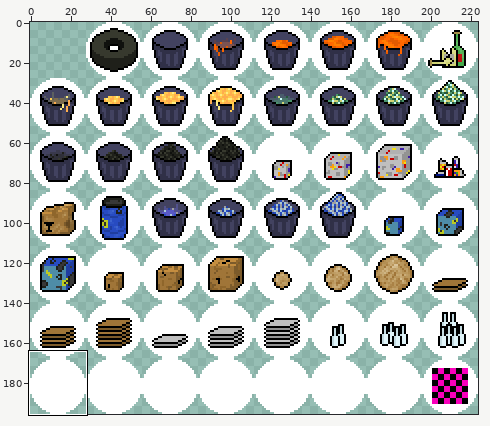
Edited in one commit: sprite sheet (assets/itemsbubbles.png). The first picture is a wide view before the edit; the outline marks the close-up.
Close-up. Earlier state:
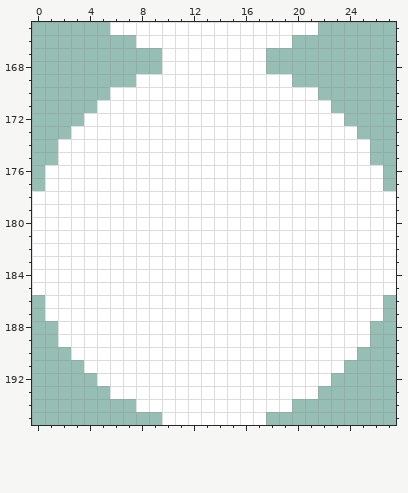
The file is 224x196 pixels. Colours within 5 levels of each other are drawn and written as one. Shown: x 0..27, y 165..195.
Now the later version:
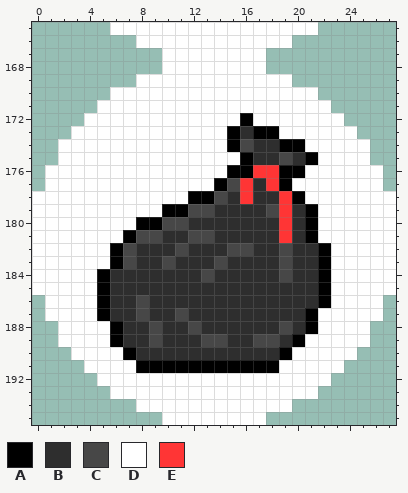
Palette (. is transparent): A #000000  B #2e2e2e  C #474747  D #ffffff  E #ff3535
What changed:
{"y":172,"x":16,"old":"D","new":"A"}
{"y":173,"x":15,"old":"DDDD","new":"ABAA"}
{"y":174,"x":15,"old":"DDDDDD","new":"ACBBAA"}
{"y":175,"x":16,"old":"DDDDDD","new":"ABBCBA"}
{"y":176,"x":15,"old":"DDDDDD","new":"AAEEAA"}
{"y":177,"x":14,"old":"DDDDDD","new":"ACEBEA"}
{"y":178,"x":12,"old":"DDDDDDDDD","new":"AACBEBBEA"}
{"y":179,"x":10,"old":"DDDDDDDDDDDD","new":"AACCBBBBCEBA"}
{"y":180,"x":8,"old":"DDDDDDDDDDDDDD","new":"AACCBBBBBBBEBA"}
{"y":181,"x":7,"old":"DDDDDDDDDDDDDDD","new":"ACCBBCCBBBBBEBA"}
{"y":182,"x":6,"old":"DDDDDDDDDDDDDDDDD","new":"ACBBBCBBBCCBBCBBA"}
{"y":183,"x":6,"old":"DDDDDDDDDDDDDDDDD","new":"ACBBCBBBCBBBBCBBA"}
{"y":184,"x":5,"old":"DDDDDDDDDDDDDDDDDD","new":"ABBBBBBBCBBBBBCBBA"}
{"y":185,"x":5,"old":"DDDDDDDDDDDDDDDDDD","new":"ABBBBBBBBBBBBBBBBA"}
{"y":186,"x":5,"old":"DDDDDDDDDDDDDDDDDD","new":"ABBCBBBBBBBBBBBBBA"}
{"y":187,"x":5,"old":"DDDDDDDDDDDDDDDDD","new":"ABBCBBCBBBBBBBBBA"}
{"y":188,"x":6,"old":"DDDDDDDDDDDDDDDD","new":"ABBCBBCBBBBBBCBA"}
{"y":189,"x":6,"old":"DDDDDDDDDDDDDDD","new":"ABBCBBBCCBBCCBA"}
{"y":190,"x":7,"old":"DDDDDDDDDDDDD","new":"ABBBBBBBBBBBA"}
{"y":191,"x":8,"old":"DDDDDDDDDDD","new":"AAAAAAAAAAA"}
{"label":"changed","picture_box":[97,113,331,373]}
